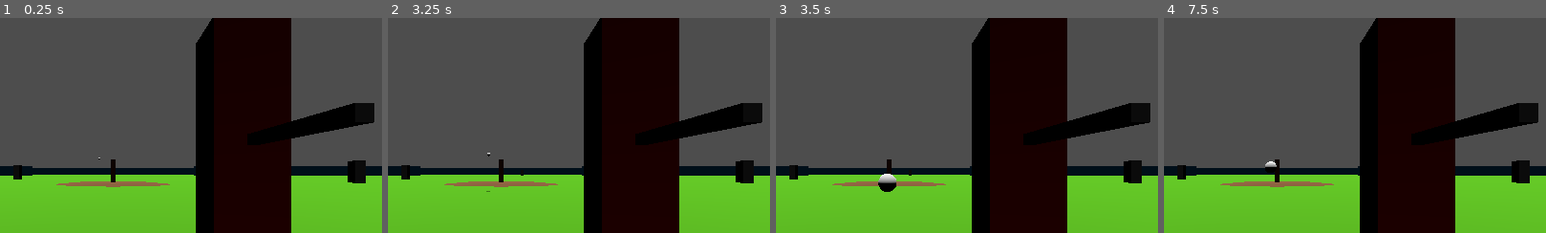
Above: before the commit, frames 1-4 (left to right).
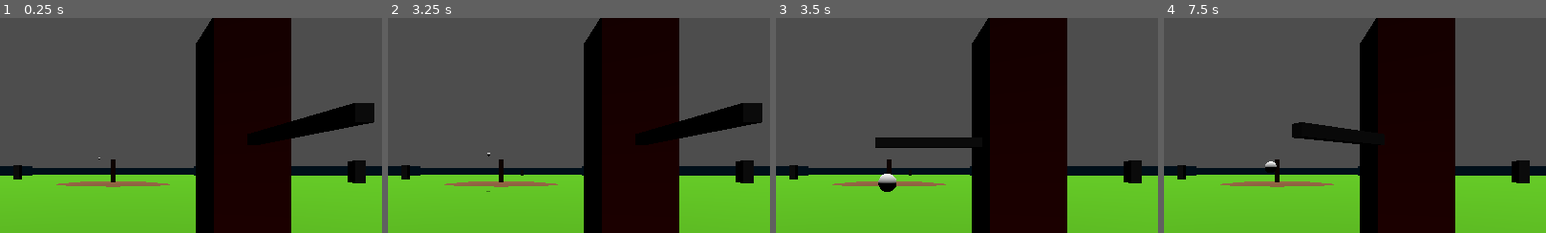
Above: after the commit, the same moments.

Repository: faintdeception/BaseballRivals_GD
Game: Godot game, scene res://gameplay/gameplay.tscn
The game is run twice, just before and just after one commit, with the same random seed, the same clock (stepped at 60 frames per second) and the same inputs. The project has no main scene, so this scene is started directly.
Inputs (mouse positions are % of the whole screen's width and height, from its top left):
- Up to frame 1 (0.25 s): no input
- Up to frame 2 (3.25 s): tap Enter at 0.5 s; move the mouse to (72, 45) at 0.52 s; hold D 0.53-1.25 s; tap 1 at 0.6 s; click (72, 45) at 0.67 s; tap Space at 0.77 s; drag from (30, 55) to (45, 70) at 1.27 s; move the mouse to (60, 28) at 2.02 s; hold D 2.03-2.75 s; tap 3 at 2.1 s; drag from (45, 70) to (20, 35) at 2.77 s
- Up to frame 3 (3.5 s): no input
- Up to frame 4 (7.5 s): move the mouse to (80, 65) at 3.52 s; hold A 3.53-4.25 s; tap Shift at 3.6 s; tap Space at 3.77, 4.25, 6.77 s; drag from (20, 35) to (35, 25) at 4.27 s; tap Enter at 5 s; move the mouse to (55, 50) at 5.02 s; hold S 5.03-5.75 s; tap 2 at 5.1 s; click (55, 50) at 5.17 s; drag from (35, 25) to (30, 55) at 5.77 s; move the mouse to (72, 45) at 6.52 s; hold W 6.53-7.25 s; tap 4 at 6.6 s; drag from (30, 55) to (45, 70) at 7.27 s
The pictures show only the part of the screen within x 35-85%, y 14-64%; the shares and areas given below are measured in that part.

Frames 1-2 are identical in both runs. In frame 3, 3.3% of the frame differs, in the area x 26-98%, y 39-61%; in frame 4, 3.3%, in the area x 33-98%, y 39-59%.

Commit message:
Add launch angle and improve batter data validation

Diff:
--- a/data/batters/batter_a.tres
+++ b/data/batters/batter_a.tres
@@ -5,8 +5,10 @@
 [resource]
 script = ExtResource("1_data")
 display_name = "Batter A"
+jersey_number = 1
 body_color = Color(0.8, 0.2, 0.2, 1)
-swing_radius_x = 0
-swing_radius_y = 0
+swing_radius_x = 0.0
+swing_radius_y = 0.0
+contact_center_y = 0.75
 contact_speed = 30.0
-swing_duration = 0.15
+swing_trigger_z = 3.0
--- a/data/batters/batter_b.tres
+++ b/data/batters/batter_b.tres
@@ -5,8 +5,11 @@
 [resource]
 script = ExtResource("1_data")
 display_name = "Batter B"
+jersey_number = 2
 body_color = Color(0.2, 0.4, 0.9, 1)
 swing_radius_x = 0.5
 swing_radius_y = 0.4
+contact_center_y = 0.75
 contact_speed = 30.0
-swing_duration = 0.15
+swing_trigger_z = 3.0
+launch_angle_degrees = 30.0
--- a/gameplay/actors/batter.gd
+++ b/gameplay/actors/batter.gd
@@ -20,6 +20,11 @@
 
 func _ready():
 	data = RosterManager.get_batter(GameState.current_batter_index)
+	if data == null:
+		push_error("Batter: no BatterData for index %d" % GameState.current_batter_index)
+		return
+	if data.swing_trigger_z == 0.0:
+		push_warning("Batter '%s' has swing_trigger_z = 0; the .tres is probably missing fields." % data.display_name)
 	var mat := StandardMaterial3D.new()
 	mat.albedo_color = data.body_color
 	body_mesh.material_override = mat
@@ -53,7 +58,9 @@
 	_animate_swing()
 	var offset = baseball.global_position - plate_position
 	if absf(offset.x) < data.swing_radius_x and absf(offset.y - data.contact_center_y) <= data.swing_radius_y:
-		baseball.launch(Vector3(0, 0.2, 1) * data.contact_speed)
+		var angle := deg_to_rad(data.launch_angle_degrees)
+		var dir := Vector3(0.0, sin(angle), cos(angle))
+		baseball.launch(dir * data.contact_speed)
 		EventBus.ball_hit.emit(baseball)
 	else:
 		GameState.record_strike()
--- a/gameplay/actors/batter_data.gd
+++ b/gameplay/actors/batter_data.gd
@@ -10,3 +10,5 @@
 @export var contact_center_y: float
 @export var contact_speed: float
 @export var swing_trigger_z: float
+## Contact launch angle in degrees. 0 = flat line drive, 30 = lazy fly, 45 = popup.
+@export var launch_angle_degrees: float = 12.0
